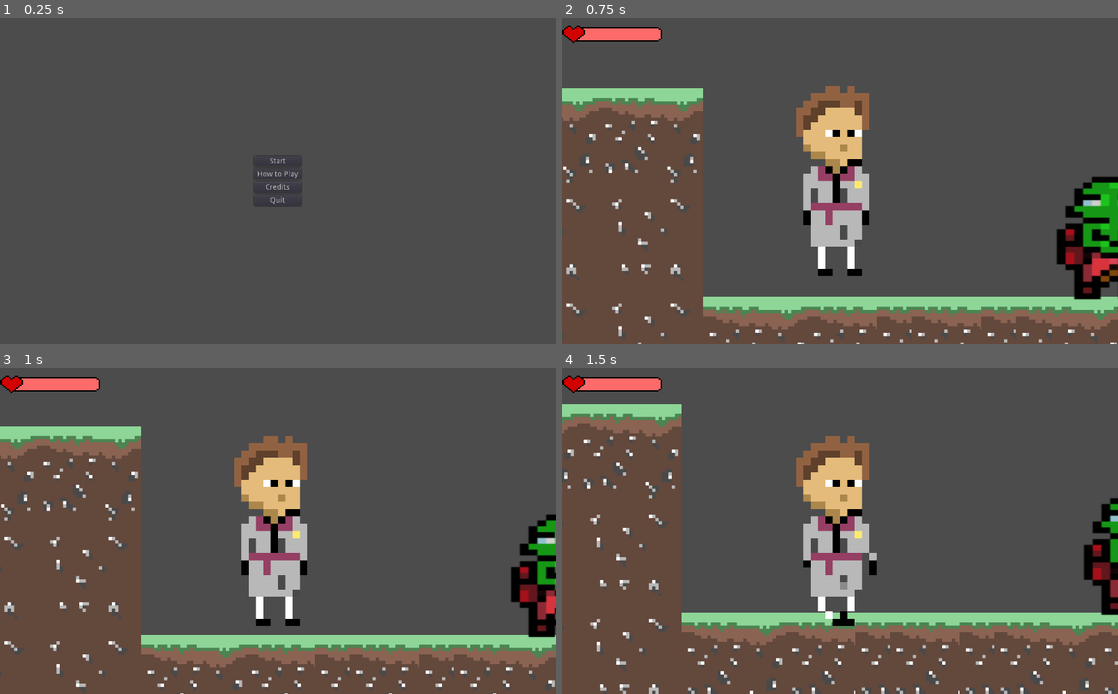
Above: before the commit, frames 1-4 (two rows, left to right).
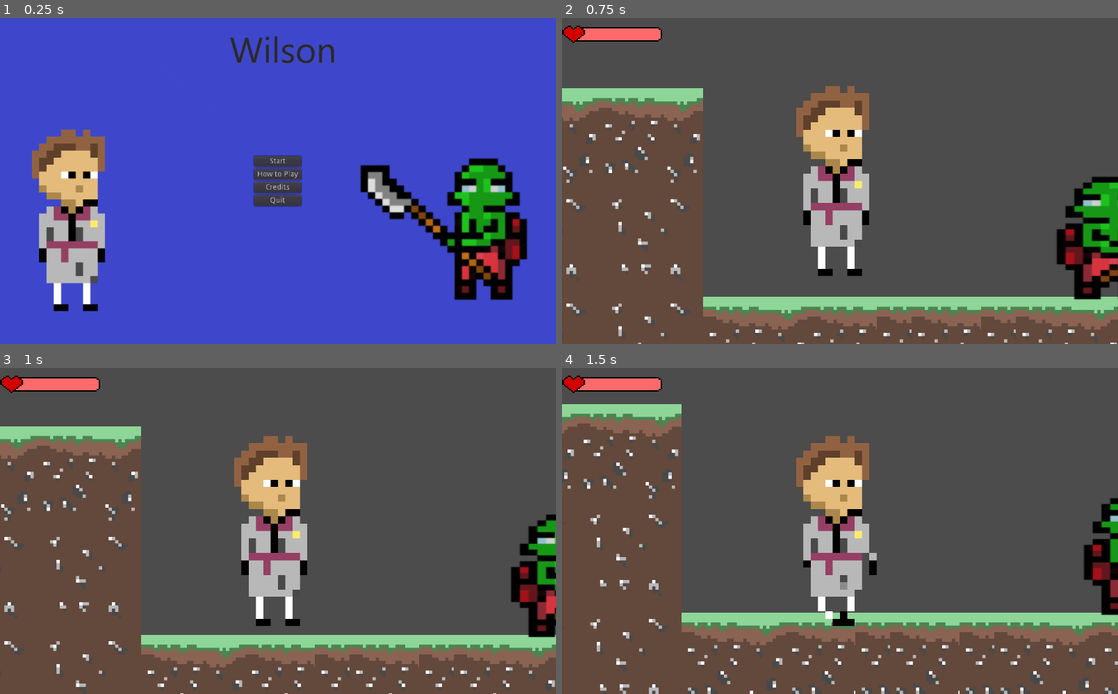
Above: after the commit, the same moments.

Repository: Spencer-Kotys/Wilson
Game: Godot game, scene res://StartMenu.tscn
The game is run twice, just before and just after one commit, with the same random seed, the same clock (stepped at 60 frames per second) and the same inputs.
Inputs:
- Up to frame 1 (0.25 s): no input
- Up to frame 2 (0.75 s): click "Start" at 0.5 s
- Up to frame 3 (1 s): no input
- Up to frame 4 (1.5 s): hold Right (ui_right) from 1.28 s (still down)

The runs differ from the first frame. In frame 1, 99% of the frame differs, in the area x 0-100%, y 0-100%; in frame 2, nothing differs; in frame 3, nothing differs; in frame 4, nothing differs.

Commit message:
Adding Start Menu Background

Diff:
--- a/Godot/StartMenu.tscn
+++ b/Godot/StartMenu.tscn
@@ -1,6 +1,7 @@
-[gd_scene load_steps=2 format=2]
+[gd_scene load_steps=3 format=2]
 
 [ext_resource path="res://StartMenu.gd" type="Script" id=1]
+[ext_resource path="res://Background/StartBackground.png" type="Texture" id=2]
 
 [node name="StartMenu" type="MarginContainer"]
 anchor_right = 1.0
@@ -9,6 +10,11 @@
 __meta__ = {
 "_edit_use_anchors_": false
 }
+
+[node name="TextureRect" type="TextureRect" parent="."]
+margin_right = 1024.0
+margin_bottom = 600.0
+texture = ExtResource( 2 )
 
 [node name="CenterContainer" type="CenterContainer" parent="."]
 margin_right = 1024.0
Binary file added: Godot/Background/StartBackground.png
Not shown, added: Godot/Background/StartBackground.png.import
